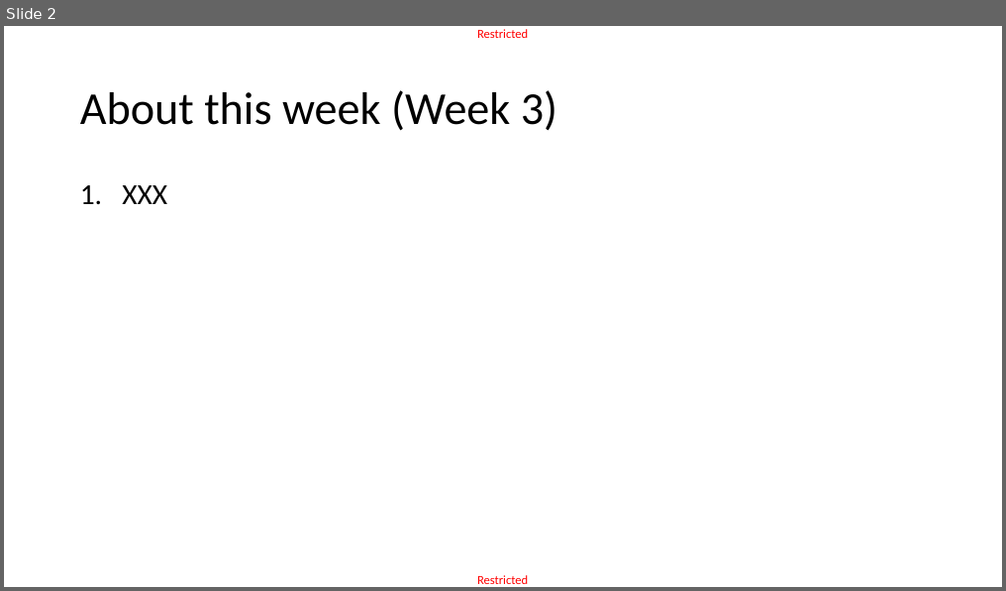
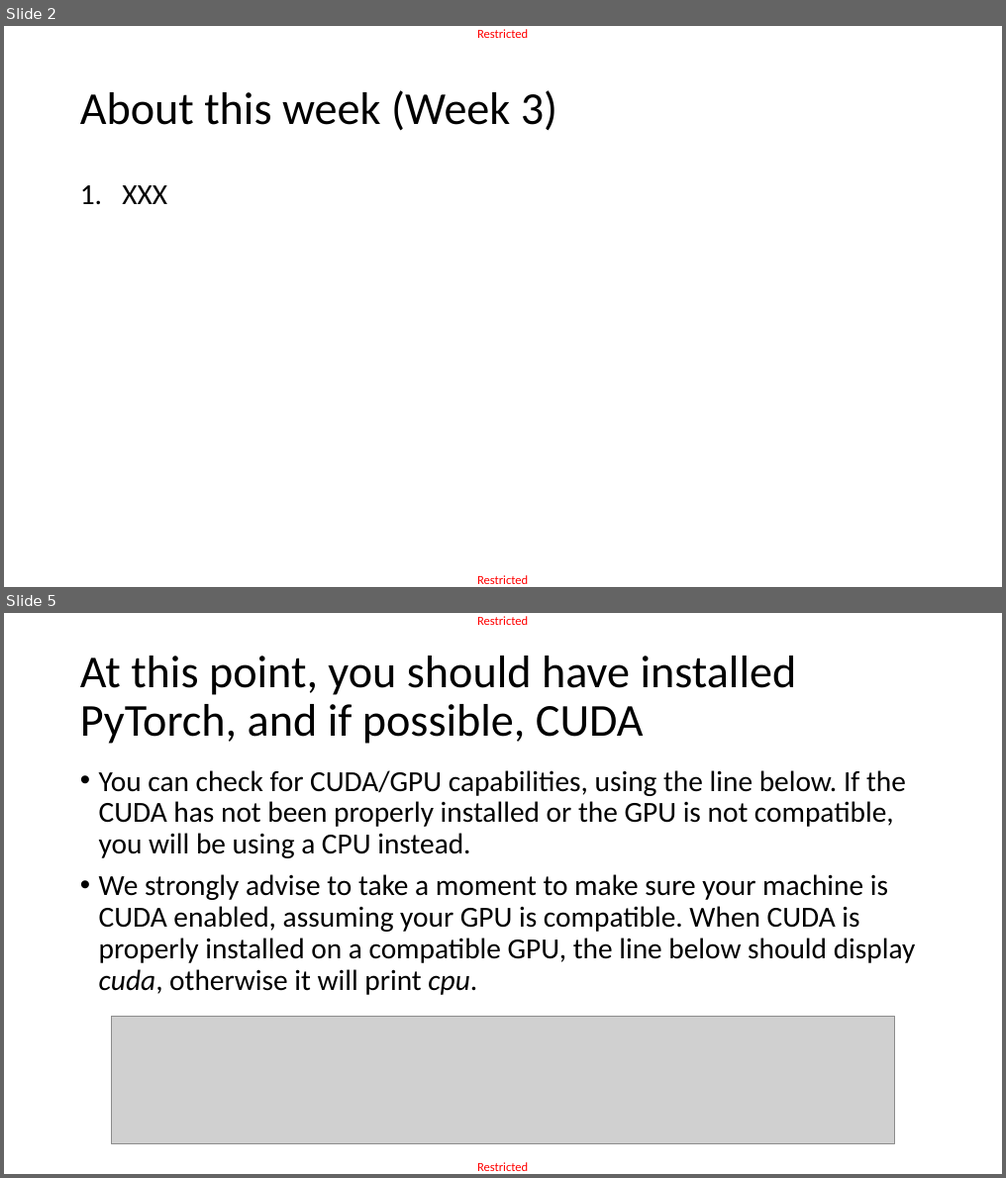
Before and after one commit to matthieudemari/SUTD_DL_50_039, a slide deck: W3/0. All/W3.pptx. Shown one above the other, each under a label of ours: slide 2 before the commit, slides 2 and 5 after it; the slides between them are not shown. The pictures are 1006x591 and 1006x1178 pixels, drawn with LibreOffice and Linux fonts; fonts in the diff are those of the drawing; grey boxes stand for pictures. Boxes give left, top, right and bottom in pixels: in the first picture for what was removed or moved away, otherwise in the second. Text is boxed around its words. In the diff, an @@ line names an element or a change of style, - is before the commit and + after.

```diff
--- a/W3/0. All/W3.pptx
+++ b/W3/0. All/W3.pptx
@@ slide 5 added at <box>4,613,1002,1174</box>, background #FFFFFF; not listed: 2 template elements that a slide beside it also shows @@
@@ title added at <box>80,656,797,744</box>, 44 pt, text #000000 @@
+At this point, you should have installed PyTorch, and if possible, CUDA
@@ text added at <box>99,770,916,995</box>, 28 pt, text #000000 @@
+• You can check for CUDA/GPU capabilities, using the line below. If the CUDA has not been properly installed or the GPU is not compatible, you will be using a CPU instead.
+• We strongly advise to take a moment to make sure your machine is CUDA enabled, assuming your GPU is compatible. When CUDA is properly installed on a compatible GPU, the line below should display cuda, otherwise it will print cpu.
@@ picture added at <box>112,1017,895,1145</box> @@
```
Also in this commit, not shown: 27 other slides added, 6 slides removed, 1 other file.
